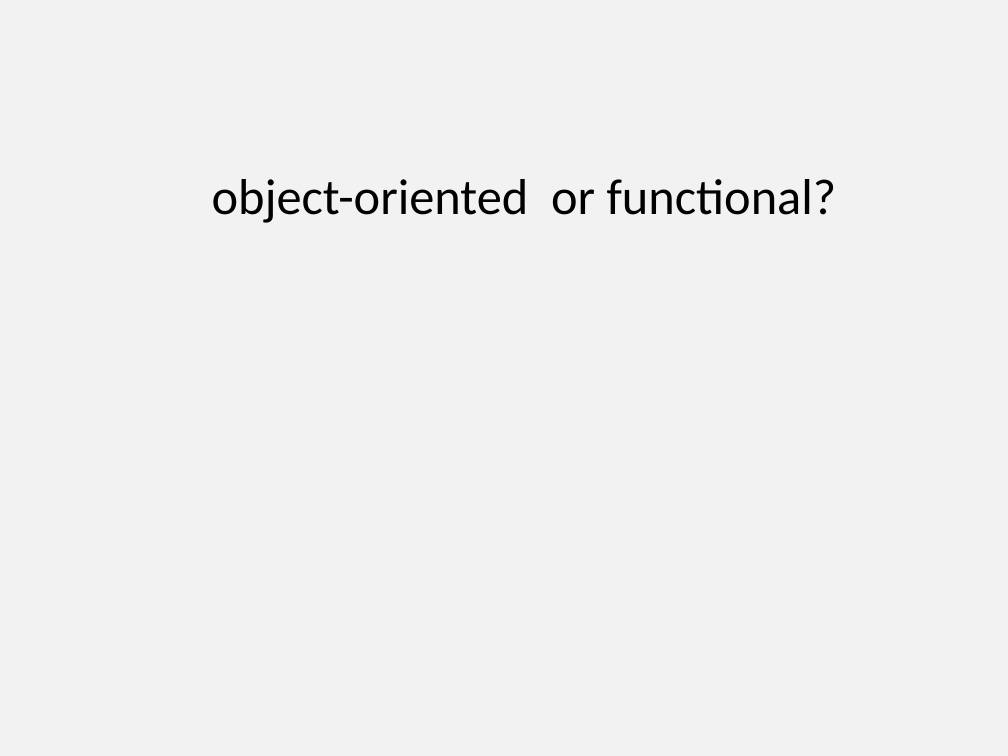
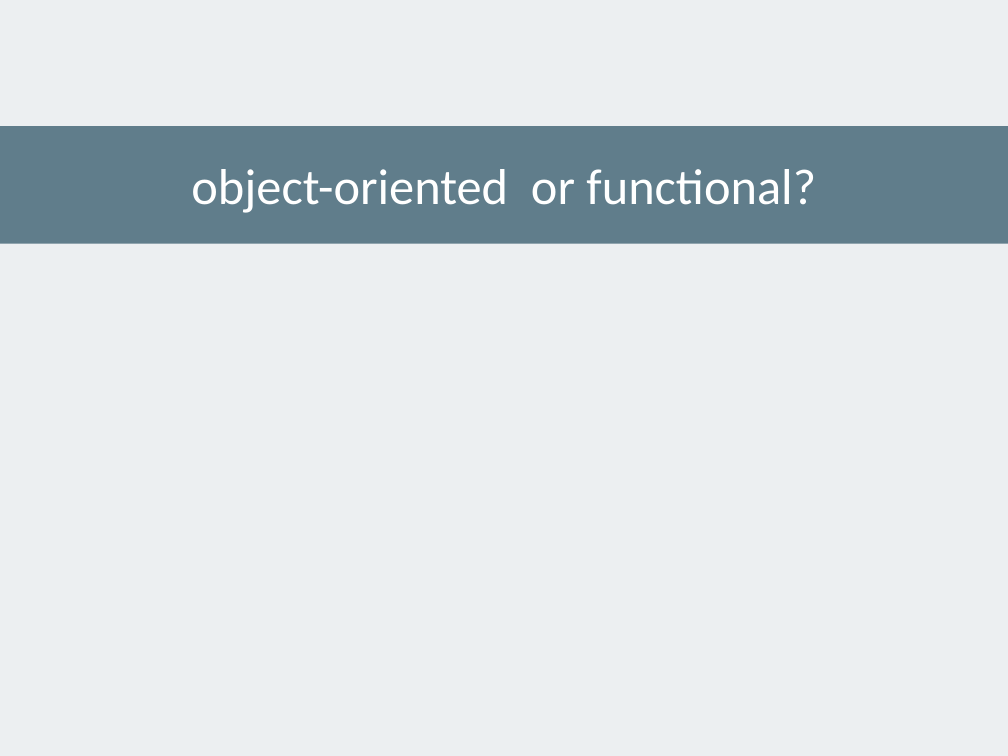
Before and after one commit to alexeymatveevp/angularjs-course, a slide deck: slide 2 of docs/00_jsbasics.pptx. Drawn at 1008x756 pixels with LibreOffice and Linux fonts; fonts in the diff are those of the drawing. Boxes give left, top, right and bottom in pixels: in the first picture for what was removed or moved away, otherwise in the second. Text is boxed around its words. In the diff, an @@ line names an element or a change of style, - is before the commit and + after.

```diff
--- a/docs/00_jsbasics.pptx
+++ b/docs/00_jsbasics.pptx
@@ background #F2F2F2 to #ECEFF1 @@
@@ snip rect "object-oriented or functional?": place and size @@
-snip rect "object-oriented or functional?" at bbox=[212, 179, 837, 223]
+snip rect "object-oriented or functional?" at bbox=[0, 126, 1008, 244]
@@ snip rect "object-oriented or functional?" at bbox=[0, 126, 1008, 244]: text colour #000000 to #FFFFFF; alignment left to centre; vertical alignment top to middle; fill none to #607D8B @@
```
Also in this commit, not shown: 17 other slides changed, 1 other file.
